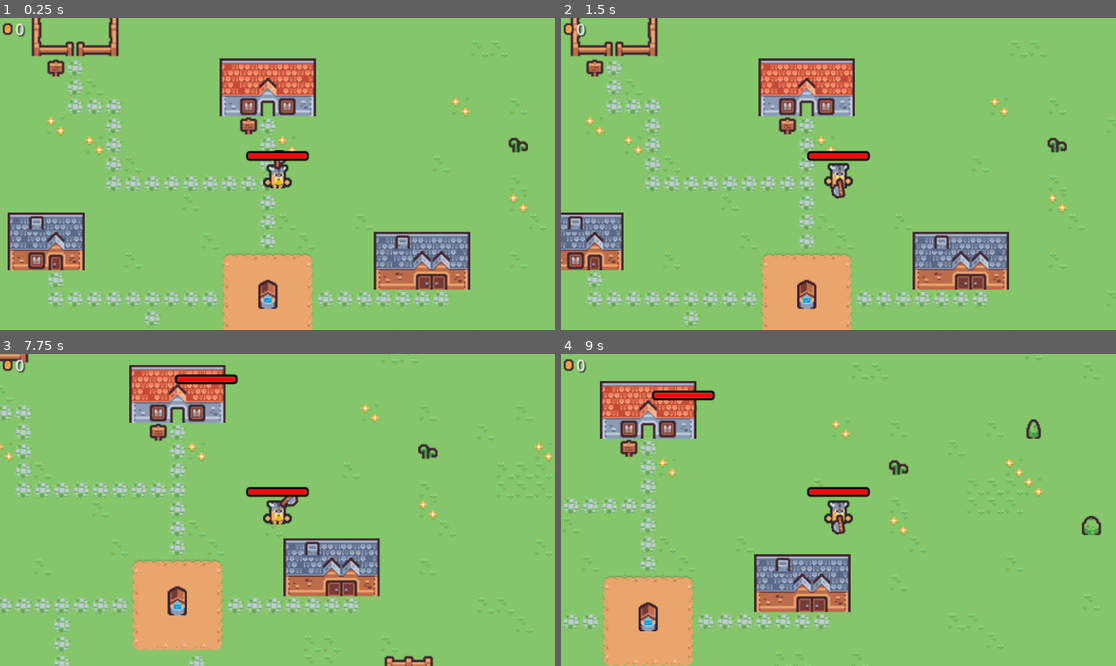
Above: before the commit, frames 1-4 (two rows, left to right).
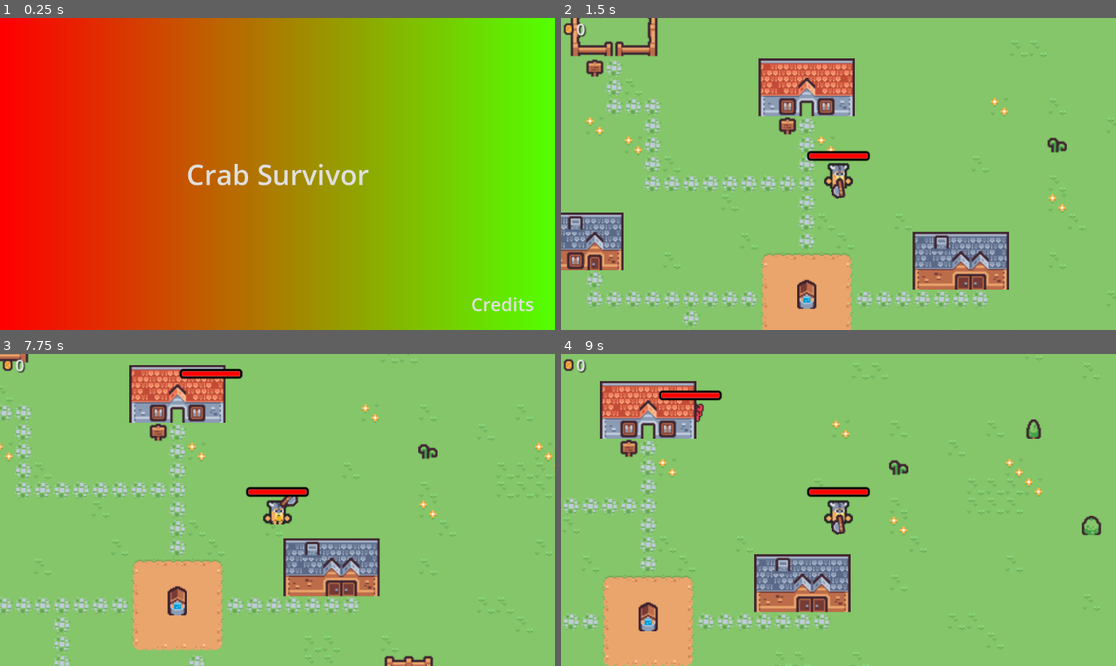
Above: after the commit, the same moments.

Repository: GodEmperorDaniel/crab-survivor
Game: Godot game, scene res://Scenes/Main_Menu.tscn
Same seed, same stepped clock (60 frames per second), same inputs: the game is played once before the commit and once after it. Before the commit the project starts from res://Scenes/Main_Scene.tscn.
Inputs (mouse positions are in pixels of both pictures, inside the frame that each line leads up to):
- Up to frame 1 (0.25 s): no input
- Up to frame 2 (1.5 s): click (838, 174) at 0.5 s, where only the run after the commit has a clickable "Crab Survivor"; move the mouse to (960, 158) at 1.27 s; press the mouse at (960, 158) at 1.28 s; hold D (move_right) from 1.28 s (still down)
- Up to frame 3 (7.75 s): move the mouse to (166, 525) at 2.02 s; release D (move_right) at 2.03 s; release the mouse at (166, 525) at 2.03 s; hold S (move_down) 2.03-2.78 s; tap R (ready_next_wave) every 1.5 s from 2.1 to 6.6 s; move the mouse to (333, 441) at 2.77 s; press the mouse at (333, 441) at 2.78 s; hold D (move_right) 2.78-3.53 s; move the mouse to (249, 572) at 3.52 s; release the mouse at (249, 572) at 3.53 s; hold W (move_up) 3.53-4.28 s; click (249, 572) at 3.67 s; move the mouse to (444, 556) at 4.27 s; press the mouse at (444, 556) at 4.28 s; hold A (move_left) 4.28-5.78 s; move the mouse to (111, 463) at 5.02 s; release the mouse at (111, 463) at 5.03 s; move the mouse to (305, 510) at 5.77 s; press the mouse at (305, 510) at 5.78 s; hold S (move_down) 5.78-6.53 s; move the mouse to (194, 432) at 6.52 s; release the mouse at (194, 432) at 6.53 s; hold D (move_right) 6.53-7.28 s; move the mouse to (399, 494) at 7.27 s; press the mouse at (399, 494) at 7.28 s; hold W (move_up) from 7.28 s (still down)
- Up to frame 4 (9 s): move the mouse to (727, 525) at 8.02 s; release W (move_up) at 8.03 s; release the mouse at (727, 525) at 8.03 s; hold D (move_right) 8.03-8.78 s; tap R (ready_next_wave) at 8.1 s; click (727, 525) at 8.17 s; move the mouse to (894, 441) at 8.77 s; press the mouse at (894, 441) at 8.78 s; hold S (move_down) from 8.78 s (still down)

The runs differ from the first frame. In frame 1, 100% of the frame differs, in the area x 0-100%, y 0-100%; in frame 2, nothing differs; in frame 3, 0.6%; in frame 4, 0.2%.

Commit message:
Main menu setup

Diff:
--- /dev/null
+++ b/Scenes/Main_Menu.tscn
@@ -0,0 +1,188 @@
+[gd_scene load_steps=19 format=3 uid="uid://c5s1jpdtaxi6e"]
+
+[ext_resource type="Script" path="res://Scripts/MainMenu.gd" id="1_qa8lc"]
+[ext_resource type="PackedScene" uid="uid://bhoufngem8jup" path="res://Scenes/Main_Scene.tscn" id="2_1eklb"]
+
+[sub_resource type="Gradient" id="Gradient_svwqv"]
+colors = PackedColorArray(1, 0, 0, 1, 0.333333, 1, 0, 1)
+
+[sub_resource type="GradientTexture2D" id="GradientTexture2D_h7cjv"]
+gradient = SubResource("Gradient_svwqv")
+
+[sub_resource type="StyleBoxEmpty" id="StyleBoxEmpty_0ercm"]
+
+[sub_resource type="StyleBoxEmpty" id="StyleBoxEmpty_dfou8"]
+
+[sub_resource type="StyleBoxEmpty" id="StyleBoxEmpty_rfx7n"]
+
+[sub_resource type="StyleBoxEmpty" id="StyleBoxEmpty_lwcbx"]
+
+[sub_resource type="InputEventKey" id="InputEventKey_u6vg7"]
+device = -1
+keycode = 4194309
+
+[sub_resource type="Shortcut" id="Shortcut_tdg3m"]
+events = [SubResource("InputEventKey_u6vg7")]
+
+[sub_resource type="LabelSettings" id="LabelSettings_hxwmv"]
+font_size = 30
+outline_size = 4
+outline_color = Color(0, 0, 0, 1)
+
+[sub_resource type="LabelSettings" id="LabelSettings_7fqn1"]
+font_size = 25
+outline_size = 4
+outline_color = Color(0, 0, 0, 1)
+
+[sub_resource type="LabelSettings" id="LabelSettings_600i5"]
+font_size = 25
+outline_size = 4
+outline_color = Color(0, 0, 0, 1)
+
+[sub_resource type="StyleBoxEmpty" id="StyleBoxEmpty_sbwp4"]
+
+[sub_resource type="StyleBoxEmpty" id="StyleBoxEmpty_j4xc0"]
+
+[sub_resource type="StyleBoxEmpty" id="StyleBoxEmpty_oh5qe"]
+
+[sub_resource type="StyleBoxEmpty" id="StyleBoxEmpty_hlq6b"]
+
+[sub_resource type="StyleBoxEmpty" id="StyleBoxEmpty_ovx5j"]
+
+[node name="Control" type="Control"]
+layout_mode = 3
+anchors_preset = 15
+anchor_right = 1.0
+anchor_bottom = 1.0
+grow_horizontal = 2
+grow_vertical = 2
+script = ExtResource("1_qa8lc")
+scene_change = ExtResource("2_1eklb")
+
+[node name="CanvasLayer" type="CanvasLayer" parent="."]
+layer = 100
+
+[node name="TextureRect" type="TextureRect" parent="CanvasLayer"]
+anchors_preset = 15
+anchor_right = 1.0
+anchor_bottom = 1.0
+grow_horizontal = 2
+grow_vertical = 2
+size_flags_horizontal = 3
+size_flags_vertical = 3
+texture = SubResource("GradientTexture2D_h7cjv")
+
+[node name="Buttons" type="Control" parent="CanvasLayer"]
+layout_mode = 3
+anchors_preset = 0
+offset_right = 40.0
+offset_bottom = 40.0
+
+[node name="MainGame" type="Button" parent="CanvasLayer/Buttons"]
+layout_mode = 2
+anchor_left = 0.5
+anchor_top = 0.5
+anchor_right = 0.5
+anchor_bottom = 0.5
+offset_left = 391.5
+offset_top = 269.5
+offset_right = 720.5
+offset_bottom = 338.5
+grow_horizontal = 2
+grow_vertical = 2
+theme_override_font_sizes/font_size = 50
+theme_override_styles/normal = SubResource("StyleBoxEmpty_0ercm")
+theme_override_styles/hover = SubResource("StyleBoxEmpty_dfou8")
+theme_override_styles/pressed = SubResource("StyleBoxEmpty_rfx7n")
+theme_override_styles/focus = SubResource("StyleBoxEmpty_lwcbx")
+shortcut = SubResource("Shortcut_tdg3m")
+text = "Crab Survivor"
+
+[node name="Credits" type="Button" parent="CanvasLayer/Buttons"]
+layout_mode = 2
+anchor_left = 1.0
+anchor_top = 1.0
+anchor_right = 1.0
+anchor_bottom = 1.0
+offset_left = 999.0
+offset_top = 553.0
+offset_right = 1068.0
+offset_bottom = 581.0
+grow_horizontal = 0
+grow_vertical = 0
+theme_override_font_sizes/font_size = 30
+theme_override_styles/normal = SubResource("StyleBoxEmpty_0ercm")
+theme_override_styles/hover = SubResource("StyleBoxEmpty_dfou8")
+theme_override_styles/pressed = SubResource("StyleBoxEmpty_rfx7n")
+theme_override_styles/focus = SubResource("StyleBoxEmpty_lwcbx")
+shortcut = SubResource("Shortcut_tdg3m")
+text = "Credits
+"
+
+[node name="Credits" type="Control" parent="CanvasLayer"]
+visible = false
+layout_mode = 3
+anchors_preset = 15
+anchor_right = 1.0
+anchor_bottom = 1.0
+grow_horizontal = 2
+grow_vertical = 2
+
+[node name="VBoxContainer" type="VBoxContainer" parent="CanvasLayer/Credits"]
+layout_mode = 1
+anchors_preset = 8
+anchor_left = 0.5
+anchor_top = 0.5
+anchor_right = 0.5
+anchor_bottom = 0.5
+offset_left = -75.5
+offset_top = -38.5
+offset_right = 75.5
+offset_bottom = 38.5
+grow_horizontal = 2
+grow_vertical = 2
+
+[node name="Top" type="Label" parent="CanvasLayer/Credits/VBoxContainer"]
+layout_mode = 2
+text = "A game made by:"
+label_settings = SubResource("LabelSettings_hxwmv")
+horizontal_alignment = 1
+
+[node name="Axel" type="Label" parent="CanvasLayer/Credits/VBoxContainer"]
+layout_mode = 2
+text = "Axel Holm
+"
+label_settings = SubResource("LabelSettings_7fqn1")
+horizontal_alignment = 1
+
+[node name="Jonathan" type="Label" parent="CanvasLayer/Credits/VBoxContainer"]
+layout_mode = 2
+text = "Jonathan Börjesson"
+label_settings = SubResource("LabelSettings_600i5")
+horizontal_alignment = 1
+
+[node name="ReturnButton" type="Button" parent="CanvasLayer/Credits"]
+layout_mode = 1
+anchors_preset = 3
+anchor_left = 1.0
+anchor_top = 1.0
+anchor_right = 1.0
+anchor_bottom = 1.0
+offset_left = -201.0
+offset_top = -55.0
+offset_right = -25.0
+offset_bottom = -24.0
+grow_horizontal = 0
+grow_vertical = 0
+theme_override_colors/font_color = Color(1, 1, 1, 1)
+theme_override_font_sizes/font_size = 50
+theme_override_styles/normal = SubResource("StyleBoxEmpty_sbwp4")
+theme_override_styles/hover = SubResource("StyleBoxEmpty_j4xc0")
+theme_override_styles/pressed = SubResource("StyleBoxEmpty_oh5qe")
+theme_override_styles/disabled = SubResource("StyleBoxEmpty_hlq6b")
+theme_override_styles/focus = SubResource("StyleBoxEmpty_ovx5j")
+text = "Return To Main Menu"
+
+[connection signal="button_down" from="CanvasLayer/Buttons/MainGame" to="." method="_on_button_down_start_game"]
+[connection signal="button_down" from="CanvasLayer/Buttons/Credits" to="." method="_on_button_down_credits"]
+[connection signal="button_down" from="CanvasLayer/Credits/ReturnButton" to="." method="_on_return_button_button_down"]
--- /dev/null
+++ b/Scripts/MainMenu.gd
@@ -0,0 +1,37 @@
+extends Control
+
+@export var scene_change : PackedScene
+@onready var main_game_button : Button = $CanvasLayer/Buttons/MainGame
+var main_game_button_font_size = 50
+@onready var credits_button: Button = $CanvasLayer/Buttons/Credits
+var credits_button_font_size = 30
+@onready var return_to_menu_button : Button = $CanvasLayer/Credits/ReturnButton
+var return_to_menu_button_font_size = 50
+
+@onready var main = $CanvasLayer/Buttons
+@onready var credits = $CanvasLayer/Credits
+
+# Called when the node enters the scene tree for the first time.
+func _ready():
+	pass # Replace with function body.
+
+var time : float = 0.0
+# Called every frame. 'delta' is the elapsed time since the previous frame.
+func _process(delta):
+	time+=delta
+	main_game_button.add_theme_font_size_override("font_size", sin(time * 4) * 10 + main_game_button_font_size)
+	credits_button.add_theme_font_size_override("font_size", sin(time * 4) * 10 + credits_button_font_size)
+	return_to_menu_button.add_theme_font_size_override("font_size", sin(time * 4) * 10 + return_to_menu_button_font_size)
+
+
+func _on_button_down_credits():
+	main.visible = false
+	credits.visible = true
+
+func _on_button_down_start_game():
+	get_tree().change_scene_to_packed(scene_change)
+
+
+func _on_return_button_button_down():
+	main.visible = true
+	credits.visible = false
--- a/project.godot
+++ b/project.godot
@@ -11,7 +11,7 @@
 [application]
 
 config/name="Piktiv Remote Summer Game Jam"
-run/main_scene="res://Scenes/Main_Scene.tscn"
+run/main_scene="res://Scenes/Main_Menu.tscn"
 config/features=PackedStringArray("4.3", "GL Compatibility")
 config/icon="res://icon.svg"
 
